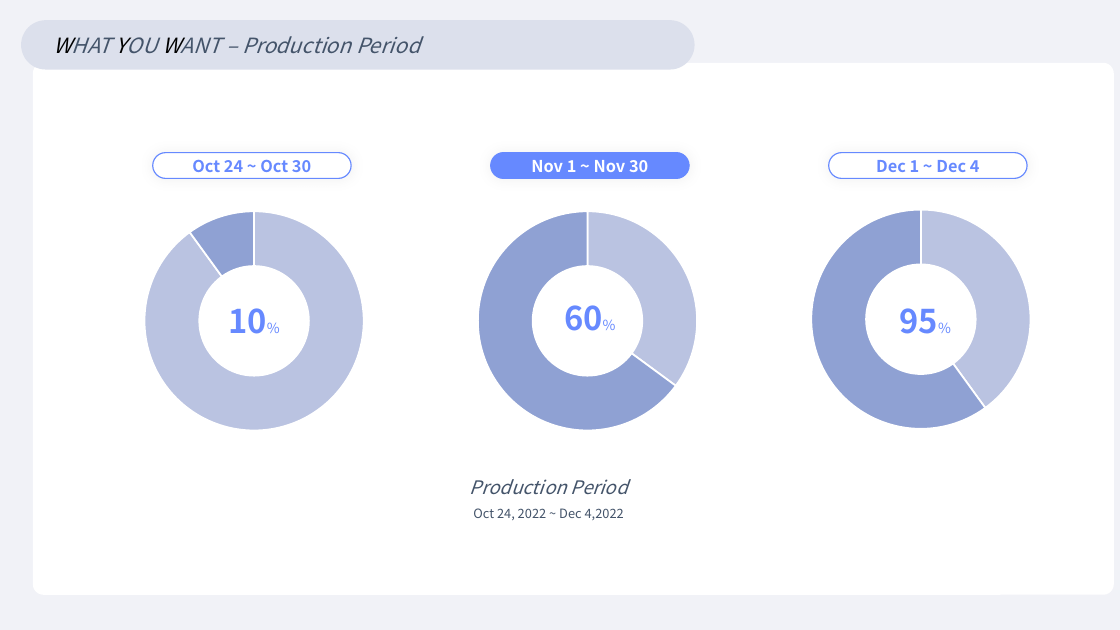
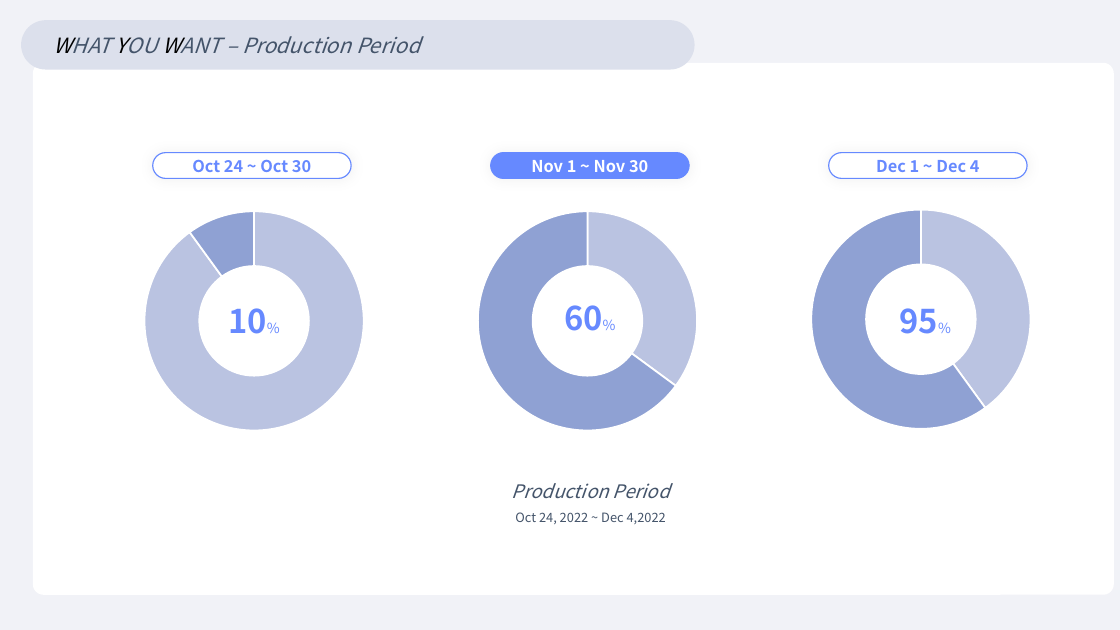
Before and after one commit to osy8814/Project-WYW, a slide deck: slide 5 of 발표자료 첨부파일/WYWproject.pptx. Drawn at 1120x630 pixels with LibreOffice and Linux fonts; fonts in the diff are those of the drawing. Boxes give left, top, right and bottom in pixels: in the first picture for what was removed or moved away, otherwise in the second. Text is boxed around its words. In the diff, an @@ line names an element or a change of style, - is before the commit and + after.

```diff
--- a/발표자료 첨부파일/WYWproject.pptx
+++ b/발표자료 첨부파일/WYWproject.pptx
@@ text "Production Period": place and size @@
-text "Production Period" at box(470, 479, 628, 520)
+text "Production Period" at box(512, 483, 670, 524)
```
Also in this commit, not shown: 9 slides added, 4 slides removed.
